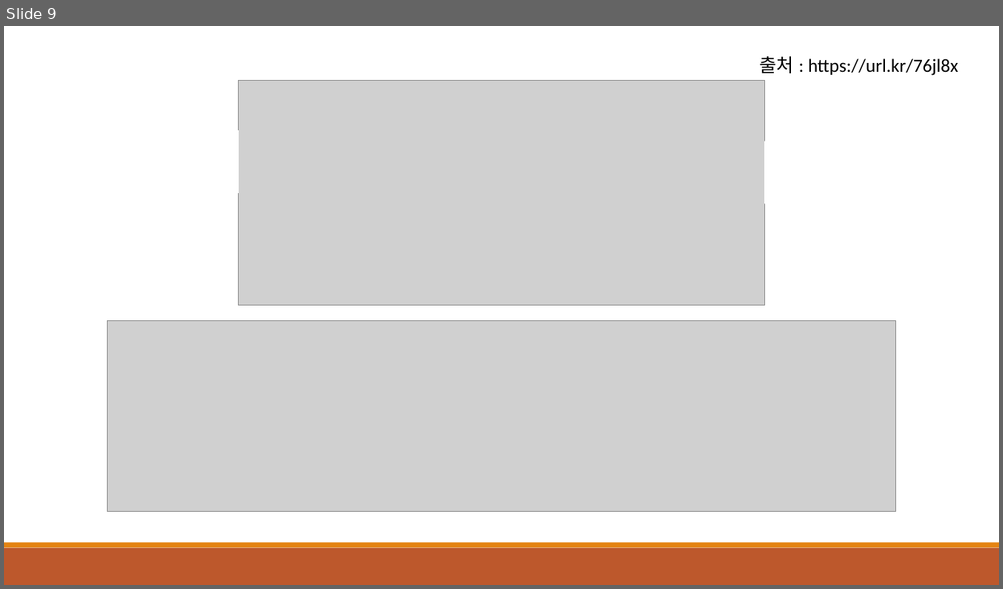
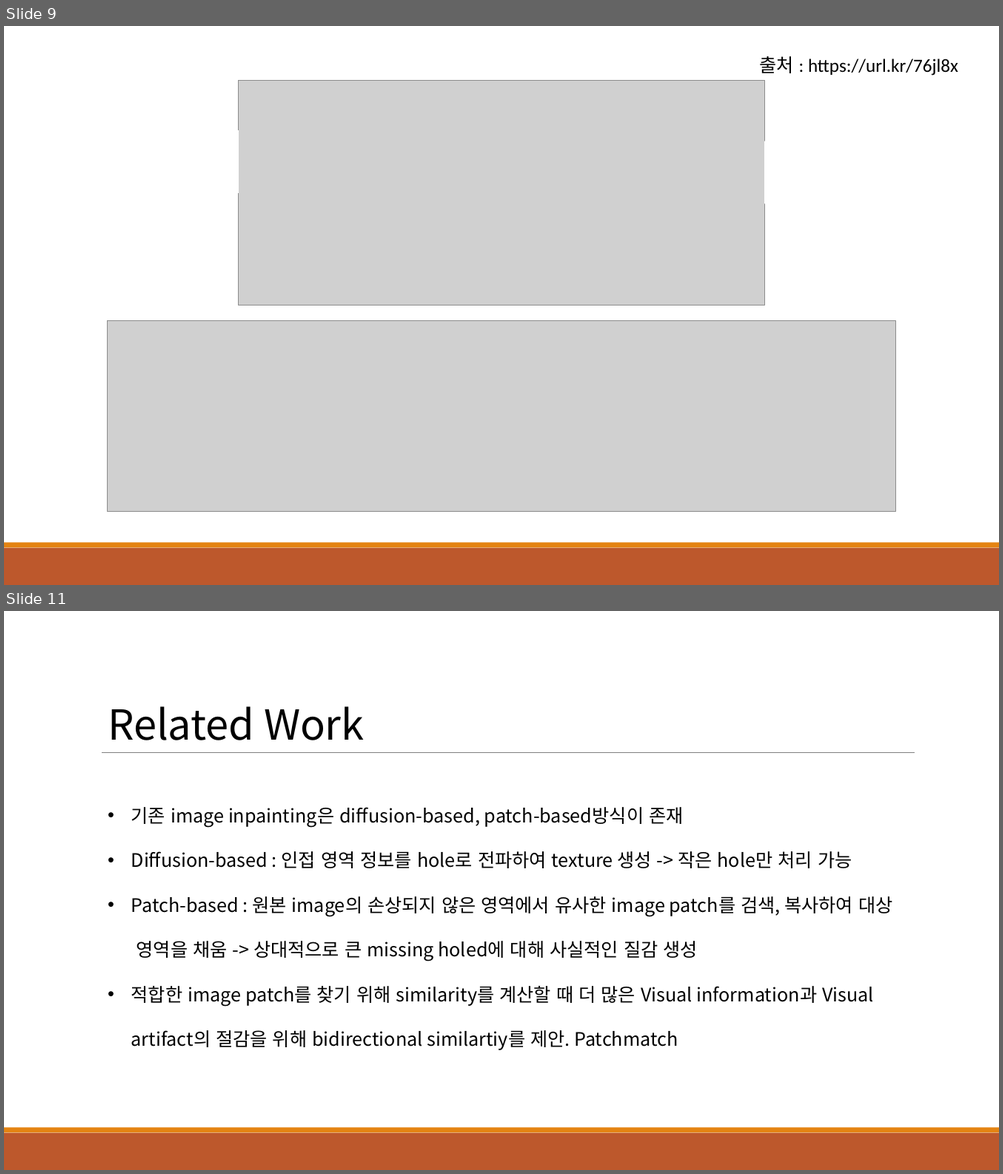
Before and after one commit to HolywaterPark/CVmodel, a slide deck: CVmodel.pptx. Shown one above the other, each under a label of ours: slide 9 before the commit, slides 9 and 11 after it; the slides between them are not shown. The pictures are 1003x589 and 1003x1174 pixels, drawn with LibreOffice and Linux fonts; fonts in the diff are those of the drawing; grey boxes stand for pictures. Boxes give left, top, right and bottom in pixels: in the first picture for what was removed or moved away, otherwise in the second. Text is boxed around its words. In the diff, an @@ line names an element or a change of style, - is before the commit and + after.

```diff
--- a/CVmodel.pptx
+++ b/CVmodel.pptx
@@ slide 11 added at bbox=[4, 611, 999, 1170], background #FFFFFF; not listed: 3 template elements that a slide beside it also shows @@
@@ text added at bbox=[108, 706, 892, 1051], 18 pt, text #000000 @@
+Related Work
+• 기존 image inpainting은 diffusion-based, patch-based방식이 존재
+• Diffusion-based : 인접 영역 정보를 hole로 전파하여 texture 생성 -> 작은 hole만 처리 가능
+• Patch-based : 원본 image의 손상되지 않은 영역에서 유사한 image patch를 검색, 복사하여 대상 영역을 채움 -> 상대적으로 큰 missing holed에 대해 사실적인 질감 생성
+• 적합한 image patch를 찾기 위해 similarity를 계산할 때 더 많은 Visual information과 Visual artifact의 절감을 위해 bidirectional similartiy를 제안. Patchmatch
```
Also in this commit, not shown: 6 other slides added, 1 other file.
